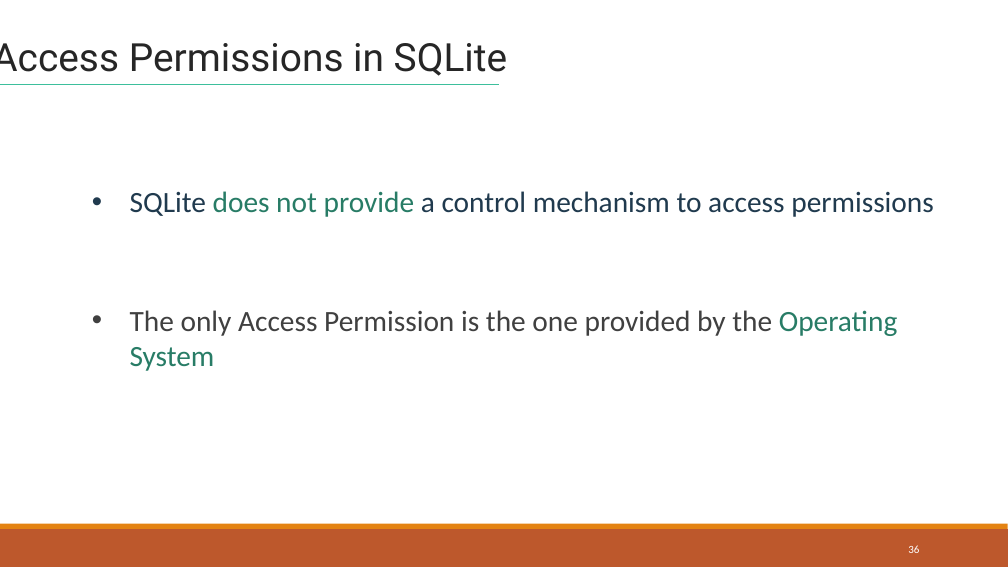
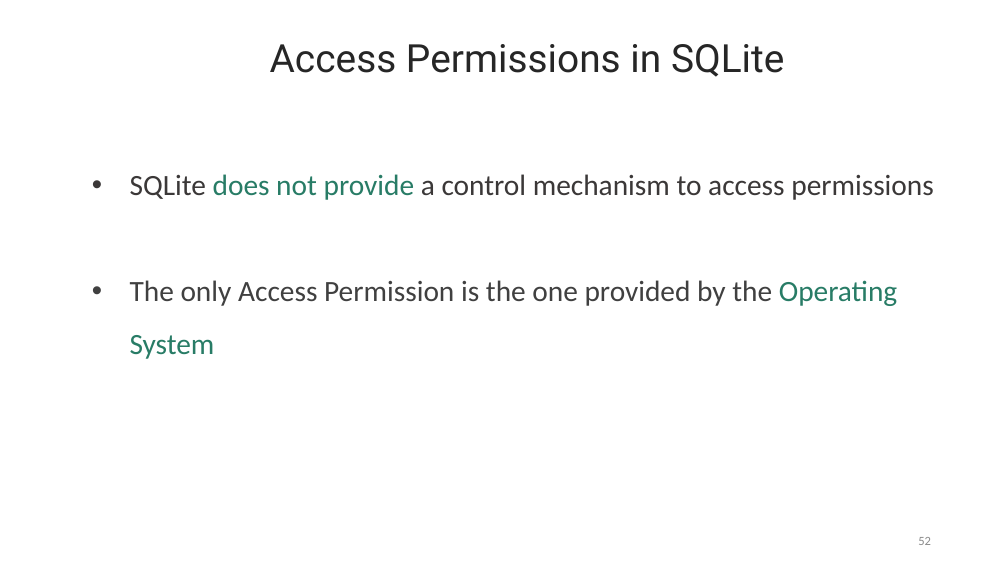
Before and after one commit to lahcenrahlaoui/Wingardium_Leviosaaaa, a slide deck: slide 52 of Presentation-projet-SQLite (1) - Copy.pptx (slide 36 before the commit). Drawn at 1008x567 pixels with LibreOffice and Linux fonts; fonts in the diff are those of the drawing. Boxes give left, top, right and bottom in pixels: in the first picture for what was removed or moved away, otherwise in the second. Text is boxed around its words. In the diff, an @@ line names an element or a change of style, - is before the commit and + after.

```diff
--- a/Presentation-projet-SQLite (1) - Copy.pptx
+++ b/Presentation-projet-SQLite (1) - Copy.pptx
@@ text "Access Permissions in SQLite": place and size @@
-text "Access Permissions in SQLite" at (0, 43, 507, 76)
+text "Access Permissions in SQLite" at (270, 44, 784, 77)
@@ text "Access Permissions in SQLite" at (270, 44, 784, 77): alignment left to centre @@
@@ line removed from (0, 85) to (499, 85) @@
@@ rectangle "SQLite does not provide a ...": place and size @@
-rectangle "SQLite does not provide a ..." at (85, 180, 989, 223)
+rectangle "SQLite does not provide a ..." at (85, 145, 989, 402)
@@ text in rectangle at (130, 174, 934, 200): text colour #203A4E to #3B3838 in "SQLite a control mechanism to access permissions"; line spacing 1 to 1.5 @@
@@ text in rectangle at (130, 280, 897, 359): paragraph added @@
+• The only Access Permission is the one provided by the Operating System
@@ text removed at (130, 310, 897, 371) @@
-• The only Access Permission is the one provided by the Operating System
@@ rectangle removed at (0, 529, 1008, 567) @@
@@ rectangle removed at (0, 524, 1008, 529) @@
@@ page number at (918, 537, 931, 545): text changed; size 10.5 to 12 pt; text colour #FFFFFF to #8C8C8C @@
-36
+52
```
Also in this commit, not shown: 35 other slides changed, 33 slides added, 17 slides removed.
